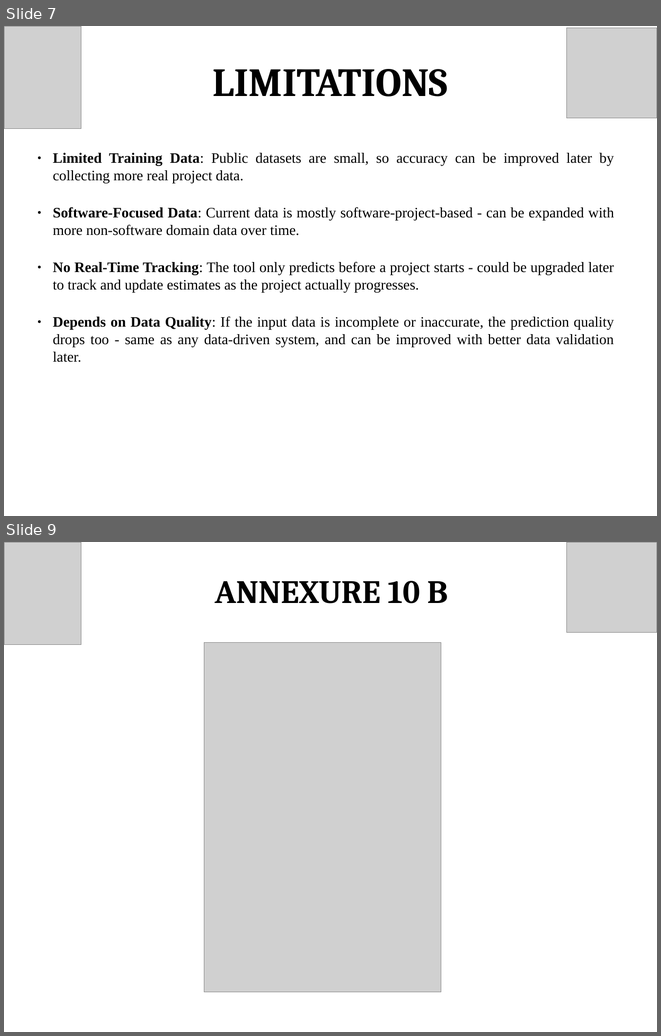
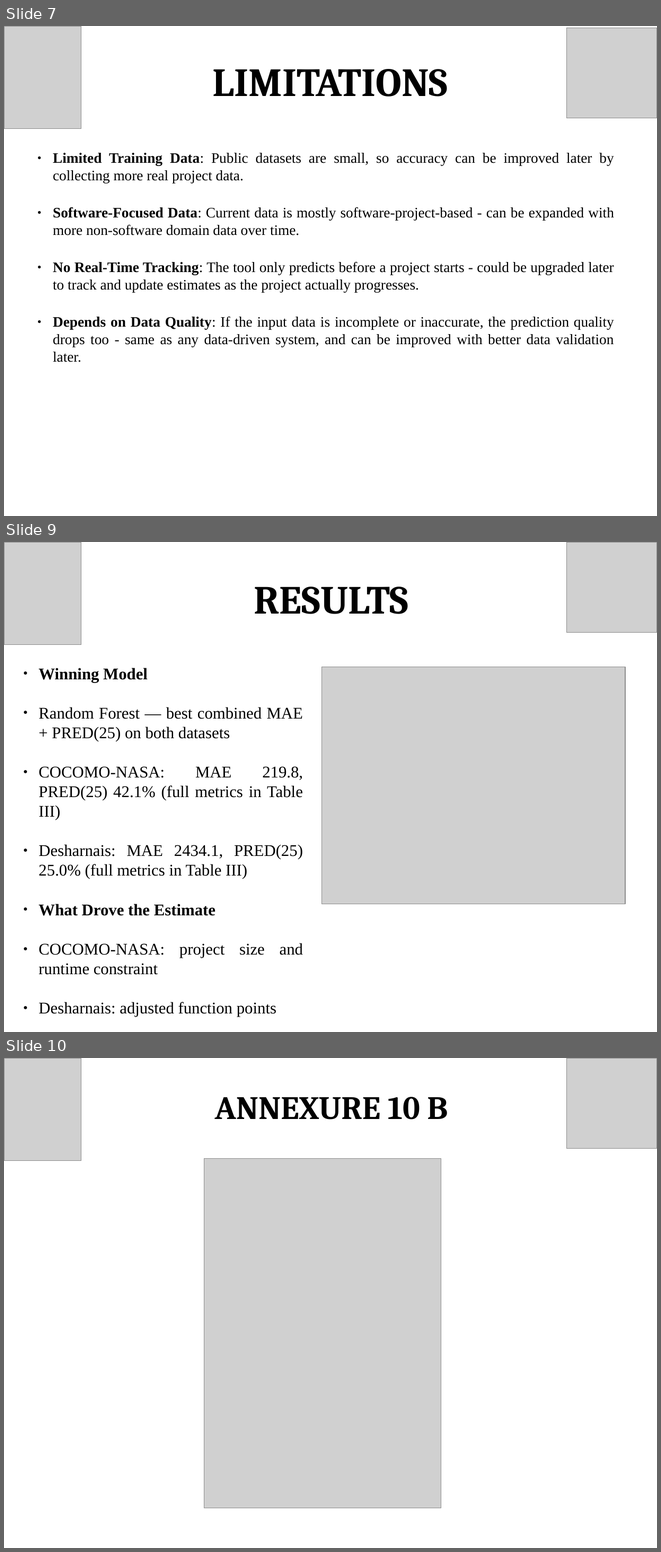
Before and after one commit to ExploringVD/EstimateX, a slide deck: EstimateX.pptx. Shown one above the other, each under a label of ours: slides 7 and 9 before the commit, slides 7, 9 and 10 after it; the slides between them are not shown. The pictures are 661x1036 and 661x1552 pixels, drawn with LibreOffice and Linux fonts; fonts in the diff are those of the drawing; grey boxes stand for pictures. Boxes give left, top, right and bottom in pixels: in the first picture for what was removed or moved away, otherwise in the second. Text is boxed around its words. In the diff, an @@ line names an element or a change of style, - is before the commit and + after.

Commit message:
Update research paper and presentation with real results, implementation section, and explainability findings

```diff
--- a/EstimateX.pptx
+++ b/EstimateX.pptx
@@ slide 9 added at (4, 542, 657, 1032), background #FFFFFF @@
@@ picture added at (4, 542, 81, 644) @@
@@ picture added at (567, 542, 657, 632) @@
@@ text added at (254, 587, 409, 614), 44 pt, text #000000, bold @@
+RESULTS
@@ text added at (38, 668, 303, 1016), 18 pt, text #000000 @@
+● Winning Model
+● Random Forest — best combined MAE + PRED(25) on both datasets
+● COCOMO-NASA: MAE 219.8, PRED(25) 42.1% (full metrics in Table III)
+● Desharnais: MAE 2434.1, PRED(25) 25.0% (full metrics in Table III)
+● What Drove the Estimate
+● COCOMO-NASA: project size and runtime constraint
+● Desharnais: adjusted function points
@@ picture added at (322, 667, 626, 904) @@
@@ what was slide 9 is now slide 10 @@
```
Also in this commit, not shown: 1 slide changed, 1 other file.
